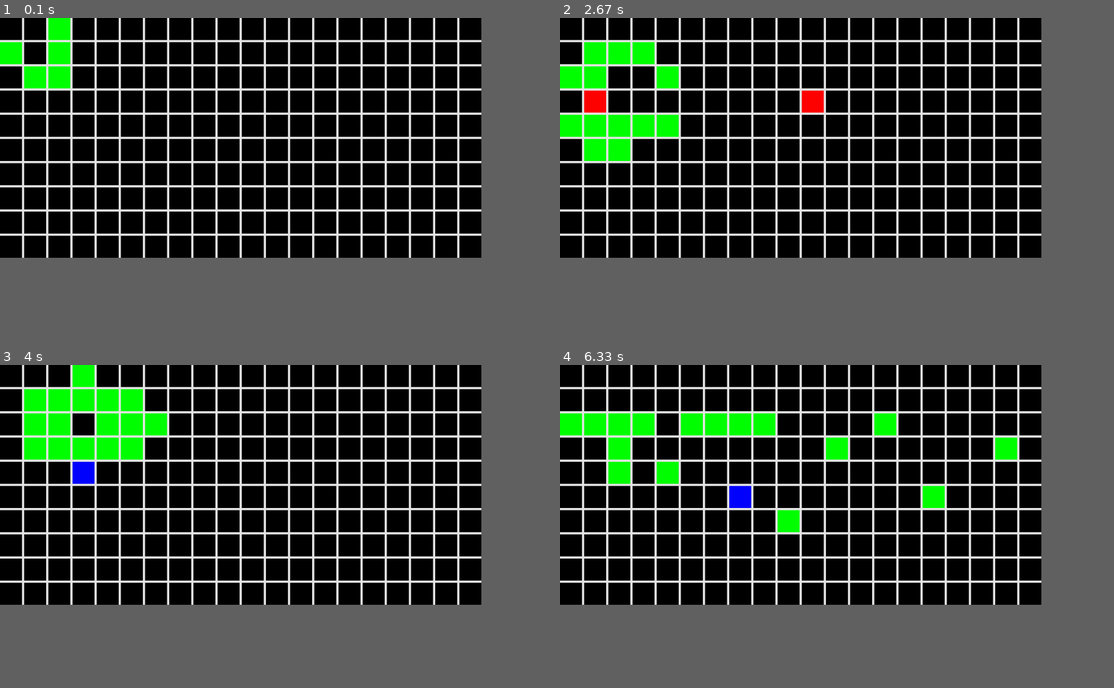
Above: before the commit, frames 1-4 (two rows, left to right).
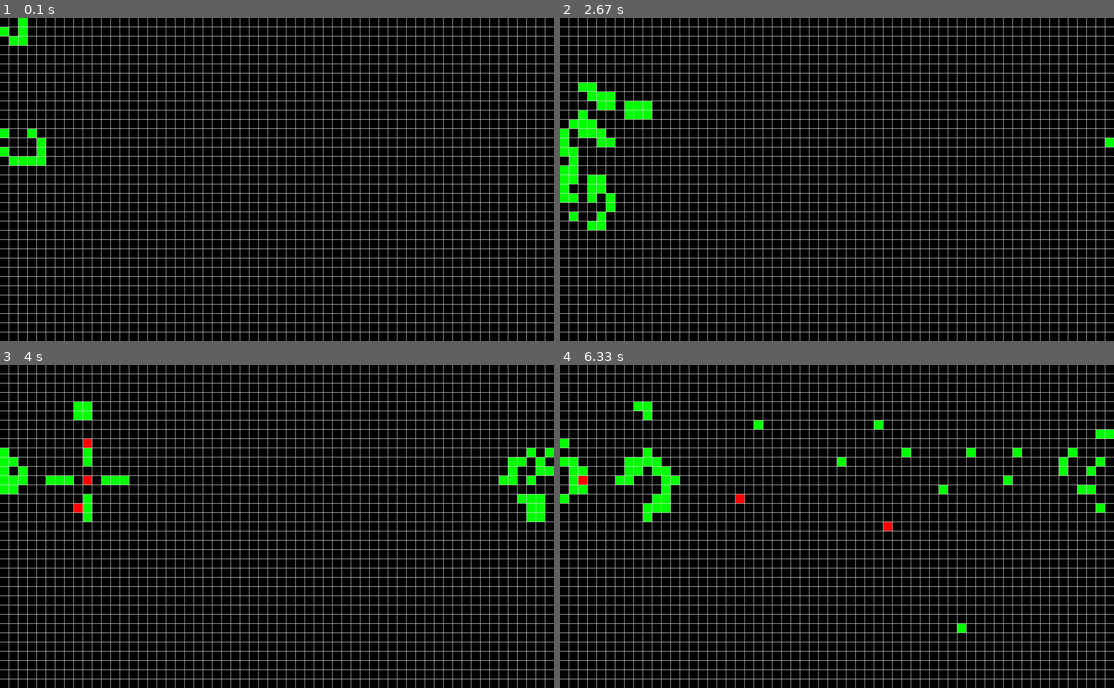
Above: after the commit, the same moments.

Repository: heyhuyen/pygame-of-life
Game: pygame game, started from life.py
The game is run twice, just before and just after one commit, with the same random seed, the same clock (stepped at 60 frames per second) and the same inputs. The source is Python 2; it was converted automatically to run under Python 3.
Inputs (mouse positions are in pixels of both pictures, inside the frame that each line leads up to):
- Up to frame 1 (0.1 s): no input
- Up to frame 2 (2.67 s): press the mouse at (598, 143) at 0.37 s; move the mouse to (781, 111) at 0.47 s; release the mouse at (958, 79) at 0.6 s; tap Enter at 0.67 s; press the mouse at (598, 143) at 1.03 s; move the mouse to (720, 179) at 1.13 s; release the mouse at (837, 218) at 1.27 s; press the mouse at (593, 59) at 1.37 s; move the mouse to (787, 56) at 1.47 s; release the mouse at (981, 56) at 1.6 s; press the mouse at (593, 160) at 1.7 s; move the mouse to (809, 202) at 1.8 s; release the mouse at (1030, 240) at 1.93 s; press the mouse at (598, 134) at 2.03 s; move the mouse to (704, 121) at 2.13 s; release the mouse at (803, 108) at 2.27 s; press the mouse at (598, 95) at 2.37 s; move the mouse to (820, 101) at 2.47 s; release the mouse at (1041, 108) at 2.6 s
- Up to frame 3 (4 s): press the mouse at (88, 452) at 2.7 s; move the mouse to (199, 532) at 2.8 s; release the mouse at (310, 616) at 2.93 s; press the mouse at (88, 442) at 3.03 s; move the mouse to (277, 532) at 3.13 s; release the mouse at (465, 620) at 3.27 s; press the mouse at (531, 452) at 3.37 s; move the mouse to (332, 516) at 3.47 s; release the mouse at (138, 581) at 3.6 s; press the mouse at (77, 507) at 3.7 s; move the mouse to (83, 478) at 3.8 s; release the mouse at (88, 445) at 3.93 s
- Up to frame 4 (6.33 s): tap Enter at 4 s; press the mouse at (637, 416) at 4.37 s; move the mouse to (798, 520) at 4.47 s; release the mouse at (958, 626) at 4.6 s; press the mouse at (1064, 490) at 4.7 s; move the mouse to (969, 455) at 4.8 s; release the mouse at (881, 423) at 4.93 s; press the mouse at (1053, 481) at 5.03 s; move the mouse to (903, 452) at 5.13 s; release the mouse at (753, 426) at 5.27 s; press the mouse at (1064, 481) at 5.37 s; move the mouse to (1003, 484) at 5.47 s; release the mouse at (942, 487) at 5.6 s; press the mouse at (665, 461) at 5.7 s; move the mouse to (837, 458) at 5.8 s; release the mouse at (1014, 455) at 5.93 s; press the mouse at (582, 481) at 6.03 s; move the mouse to (737, 503) at 6.13 s; release the mouse at (886, 523) at 6.27 s
The window is 782x389 before the commit and 900x524 after it. Grey fills any space a smaller window leaves; there, only what the larger window draws over its background counts as a difference.

The runs differ from the first frame. In frame 1, 29% of the frame differs, in the area x 0-100%, y 0-100%; in frame 2, 31%; in frame 3, 32%; in frame 4, 32%.

Commit message:
Fixed sprite duplication in pygame_view.py Removed get_cell_indices in pygame_view.py to fetch sprites instead. Use pygame sprite groups for checking duplicates and changing sprite states.

Diff:
--- a/event_manager.py
+++ b/event_manager.py
@@ -54,7 +54,5 @@
         self.listeners[listener] = 1
 
     def post(self, event):
-        if not isinstance(event, TickEvent):
-            print event.name
         for listener in self.listeners:
             listener.notify(event)
--- a/life.py
+++ b/life.py
@@ -15,7 +15,7 @@
         while self.keepGoing:
             event = TickEvent()
             self.event_manager.post(event)
-            time.sleep(0.1)
+            time.sleep(0.05)
 
     def notify(self, event):
         if isinstance (event, QuitEvent):
@@ -48,8 +48,8 @@
                     self.event_manager.post(ev)
 
 #--------------------------------------------------------------------------------
-GRID_COLS = 20 # width
-GRID_ROWS = 10 # height
+GRID_COLS = 60 # width
+GRID_ROWS = 35 # height
 
 def main():
     event_manager = EventManager()
--- a/pygame_view.py
+++ b/pygame_view.py
@@ -4,8 +4,8 @@
 import pdb
 
 # drawing sizes
-CELL_SIZE = 50
-LINE_WIDTH = 5
+CELL_SIZE = 20
+LINE_WIDTH = 1
 
 # drawing colors
 GREEN = (0, 255, 0)
@@ -18,10 +18,11 @@
 LINE_COLOR = GRAY
 
 # cell state colors
-COLORS = [RED, GREEN, BLUE]
-STATE_SELECT = 0
-STATE_ALIVE = 1
-STATE_HOVER = 2
+COLORS = [WHITE, RED, GREEN, BLUE]
+STATE_DEAD = 0
+STATE_SELECT = 1
+STATE_ALIVE = 2
+STATE_HOVER = 3
 
 # use (x, y) for drawing coordinates
 # use (i, j) for grid cell indices
@@ -34,8 +35,8 @@
 
         self.num_rows = rows
         self.num_cols = cols
-        screen_width = cols * CELL_SIZE + LINE_WIDTH * (cols- 1)
-        screen_height = rows * CELL_SIZE + LINE_WIDTH * (rows- 1)
+        screen_width = cols * CELL_SIZE + LINE_WIDTH * (cols - 1)
+        screen_height = rows * CELL_SIZE + LINE_WIDTH * (rows - 1)
 
         pygame.init()
         self.screen = pygame.display.set_mode((screen_width, screen_height))
@@ -53,13 +54,13 @@
 
     def notify(self, event):
         if isinstance(event, event_manager.TickEvent):
-            # Draw everything
             self.live_sprites.clear(self.screen, self.background)
             self.selected.clear(self.screen, self.background)
             self.cursor.clear(self.screen, self.background)
 
             self.live_sprites.update()
             self.selected.update()
+            self.cursor.update()
 
             live_list = self.live_sprites.draw(self.screen)
             cursor = self.cursor.draw(self.screen)
@@ -81,57 +82,63 @@
     def refresh_live_sprites(self, live_list):
         self.live_sprites.empty()
         for cell in live_list:
-            newSprite = CellSprite(STATE_ALIVE, cell, self.live_sprites)
+            new_sprite = CellSprite(STATE_ALIVE, cell)
+            new_sprite.add(self.live_sprites)
 
     def mouse_move(self, pos):
-        cell = self.get_cell_indices(pos)
-        if cell:
-            if len(self.selected) == 0:
-                cell_sprite = CellSprite(STATE_HOVER, cell, self.cursor)
-            else:
-                if not self.check_sprite_in_group(cell, self.selected):
-                    cell_sprite = CellSprite(STATE_SELECT, cell, self.selected)
+        sprite = self.get_cell_sprite(pos)
+        if sprite:
+            if len(sprite.groups()) == 0 and len(self.selected) == 0:
+                sprite.state = STATE_HOVER
+                sprite.add(self.cursor)
+            elif self.selected not in sprite.groups() and len(self.selected) != 0:
+                    sprite.add(self.selected)
+                    sprite.state = STATE_SELECT
         else:
             self.cursor.empty()
 
-    def check_sprite_in_group(self, coords, group):
-        for sprite in group:
-            if coords == sprite.coords:
-                return True
-        return False
-
     def select_start(self, pos):
-        cell = self.get_cell_indices(pos)
-        if cell:
-            cell_sprite = CellSprite(STATE_SELECT, cell, self.selected)
+        sprite = self.get_cell_sprite(pos)
+        if sprite:
+            sprite.state = STATE_SELECT
+            sprite.add(self.selected)
 
     def select_end(self, pos):
-        cell = self.get_cell_indices(pos)
-        if cell and not self.check_sprite_in_group(cell, self.selected):
-            cell_sprite = CellSprite(STATE_SELECT, cell, self.selected)
+        sprite = self.get_cell_sprite(pos)
+        if sprite and self.selected not in sprite.groups():
+            sprite.state = STATE_SELECT
+            sprite.add(self.selected)
         cell_list = [cell.coords for cell in self.selected]
         self.selected.empty()
         self.cursor.empty()
         return cell_list
 
-    def get_cell_indices(self, (x,y)):
+    def get_cell_sprite(self, (x, y)):
         if not self.screen.get_rect().collidepoint((x,y)):
             return None
         for line in self.lines:
-            if line.collidepoint((x,y)):
+            if line.collidepoint((x, y)):
                 return None
 
+        for live_cell in self.live_sprites:
+            if live_cell.rect.collidepoint((x, y)):
+                return live_cell
+        for selected_cell in self.selected:
+            if selected_cell.rect.collidepoint((x, y)):
+                return selected_cell
+
         cell_plus_line = (CELL_SIZE + LINE_WIDTH)
-        return (y / cell_plus_line, x / cell_plus_line)
+        coords = (y / cell_plus_line, x / cell_plus_line)
+        return CellSprite(STATE_DEAD, coords)
 
     def draw_lines(self):
         self.lines = []
         for col in range(1, self.num_cols):
-            pos = CELL_SIZE * col + LINE_WIDTH/2 + LINE_WIDTH * (col-1)
+            pos = CELL_SIZE * col + LINE_WIDTH/2 + LINE_WIDTH * (col - 1)
             self.lines.append(self.draw_line((pos, 0), (pos, self.screen.get_height())))
 
         for row in range(1, self.num_rows):
-            pos = CELL_SIZE * row + LINE_WIDTH/2 + LINE_WIDTH * (row-1)
+            pos = CELL_SIZE * row + LINE_WIDTH/2 + LINE_WIDTH * (row - 1)
             self.lines.append(self.draw_line((0, pos), (self.screen.get_width(), pos)))
 
     def draw_line(self, start, end):
@@ -139,8 +146,8 @@
 
 #--------------------------------------------------------------------------------
 class CellSprite(pygame.sprite.Sprite):
-    def __init__(self, state, coords, group=None):
-        pygame.sprite.Sprite.__init__(self, group)
+    def __init__(self, state, coords):
+        pygame.sprite.Sprite.__init__(self)
         self.coords = coords
         self.state = state
         self.image = pygame.Surface((CELL_SIZE, CELL_SIZE))
--- a/universe.py
+++ b/universe.py
@@ -14,7 +14,9 @@
         self.state = Game.STATE_CONFIG
 
     def start(self):
-        self.universe.set_origin([(1,0), (2,1), (0,2), (1,2), (2,2)])
+        self.universe.set_origin([(1,0), (2,1), (0,2), (1,2), (2,2),
+                                    (15,1), (15,2), (15,3), (15,4),
+                                    (14,4), (13,4), (12,3), (14,0), (12,0)])
         self.state = Game.STATE_PAUSED
 
         event = event_manager.GameStartedEvent(self)
@@ -87,10 +89,7 @@
             self.live_cells.append((row, col))
 
     def get_cell_state(self, (row, col)):
-        # wrap-around not yet implemented
-        if row in range(0, self.num_rows) and col in range(0, self.num_cols):
-            return self.cells[row][col]
-        return 0
+        return self.cells[row % self.num_rows][col % self.num_cols]
 
     def get_cell_neighbor_states(self, (x, y)):
         neighbors = [(x+dx, y+dy) for dx, dy in Universe.DELTAS]
